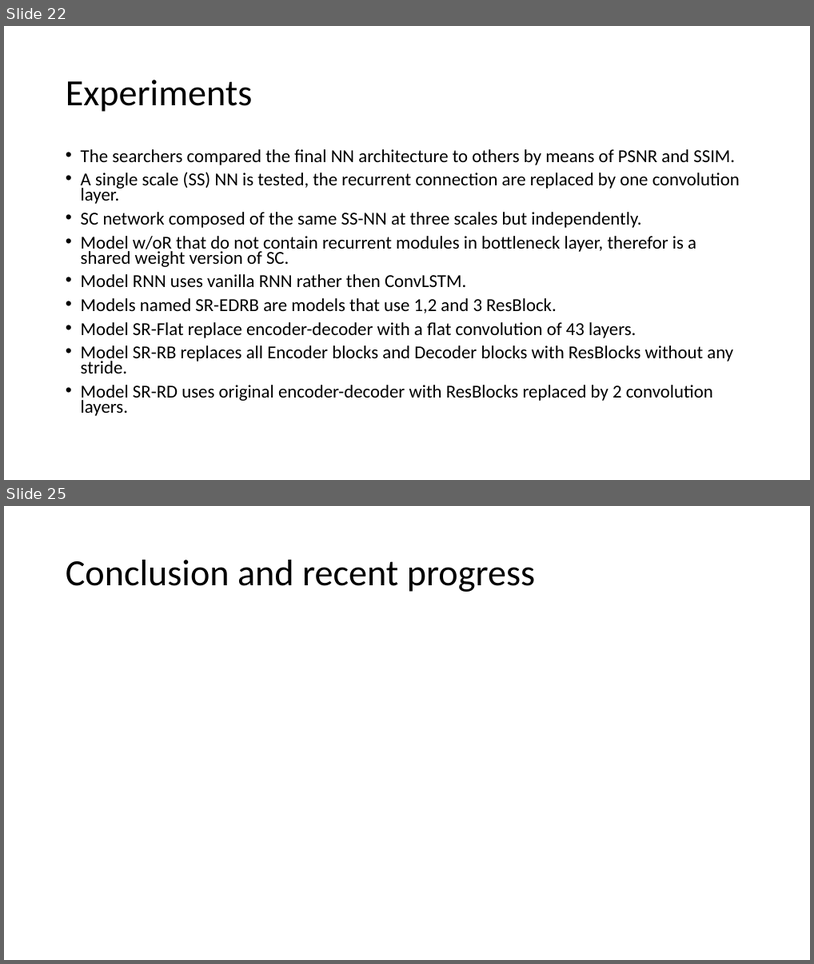
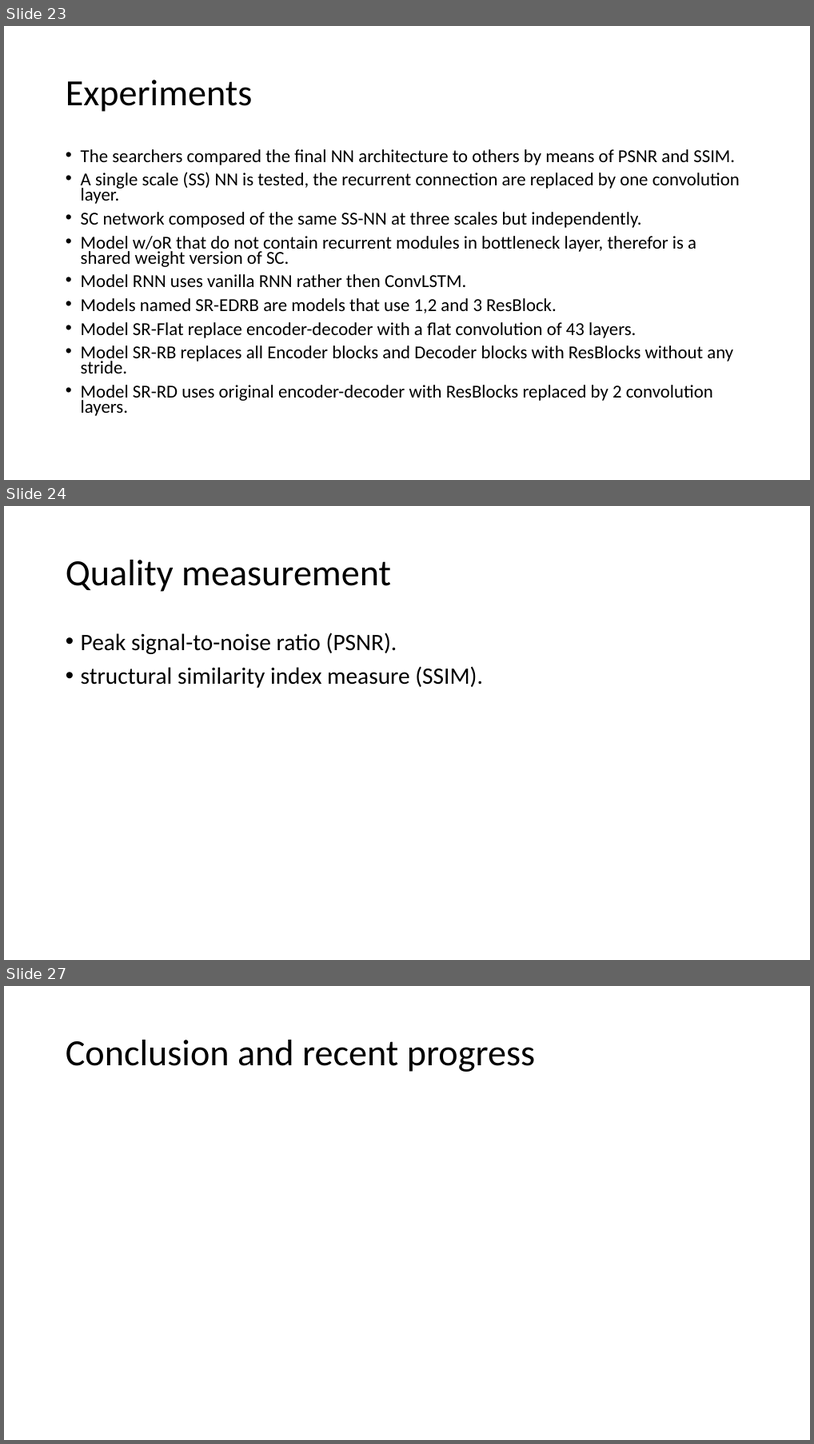
Before and after one commit to Tomlevron/Digital-image-processing, a slide deck: Slideshow/Scale-recurrent network for deblurring.pptx. Shown one above the other, each under a label of ours: slides 22 and 25 before the commit, slides 23, 24 and 27 after it; the slides between them are not shown. The pictures are 814x964 and 814x1444 pixels, drawn with LibreOffice and Linux fonts; fonts in the diff are those of the drawing. Boxes give left, top, right and bottom in pixels: in the first picture for what was removed or moved away, otherwise in the second. Text is boxed around its words. In the diff, an @@ line names an element or a change of style, - is before the commit and + after.

```diff
--- a/Slideshow/Scale-recurrent network for deblurring.pptx
+++ b/Slideshow/Scale-recurrent network for deblurring.pptx
@@ slide 24 added at (4, 506, 810, 960), background #FFFFFF @@
@@ title added at (66, 560, 391, 592), 44 pt, text #000000 @@
+Quality measurement
@@ text added at (81, 632, 483, 688), 28 pt, text #000000 @@
+• Peak signal-to-noise ratio (PSNR).
+• structural similarity index measure (SSIM).
@@ what was slide 22 is now slide 23 @@
@@ what was slide 25 is now slide 27 @@
```
Also in this commit, not shown: 4 slides changed, 1 other slide added.
